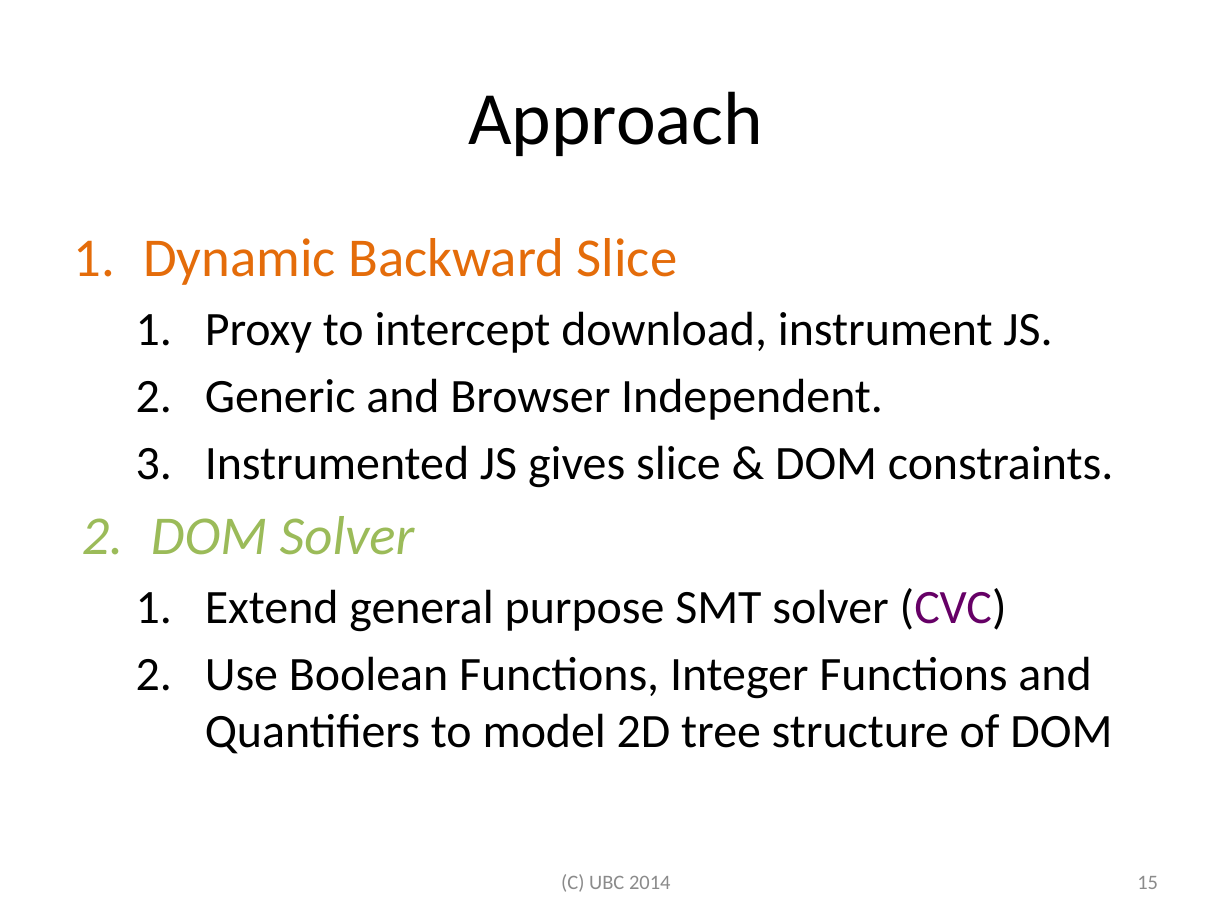
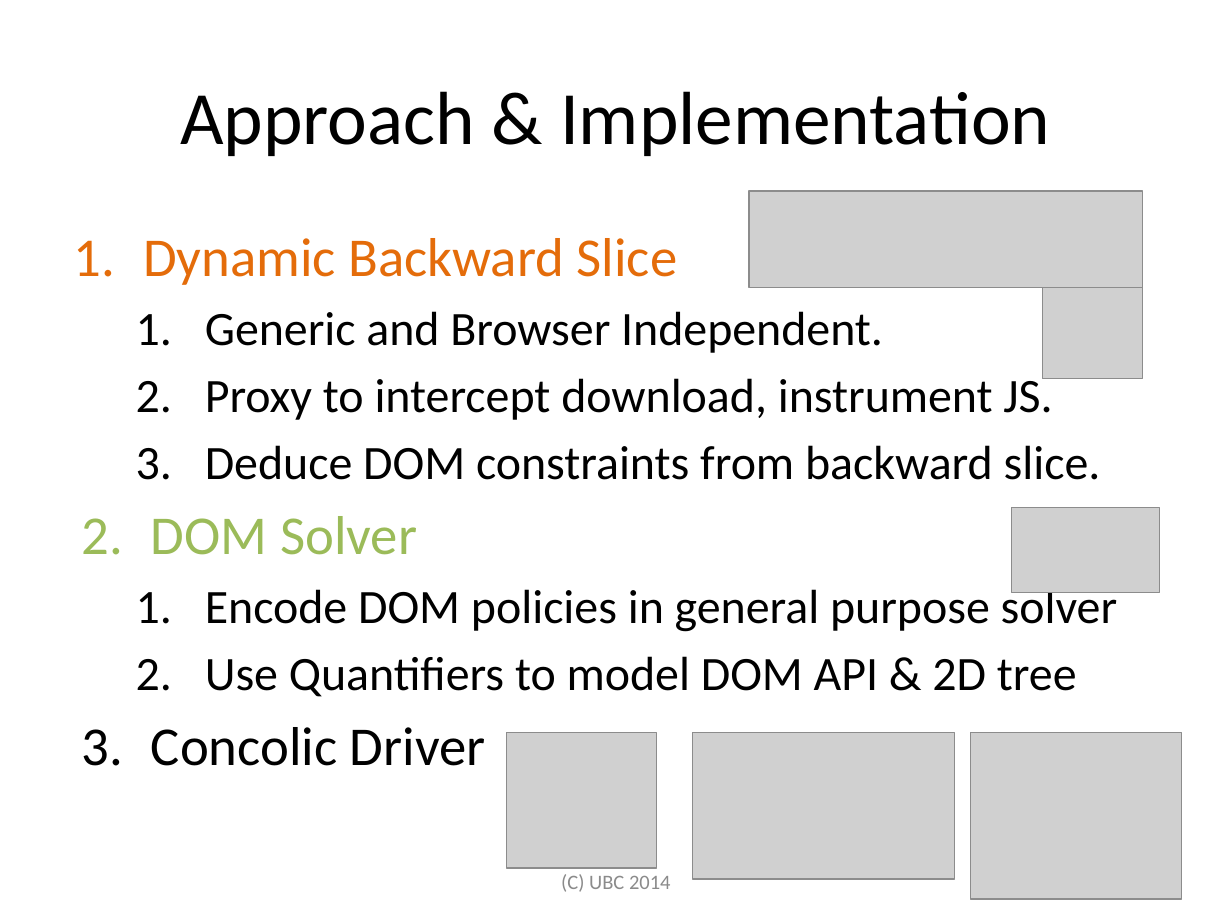
Before and after one commit to jamestklo/ConcolicJS, a slide deck: slide 25 of docs/csRPE-tkloReport.pptx (slide 16 before the commit). Drawn at 1232x924 pixels with LibreOffice and Linux fonts; fonts in the diff are those of the drawing; grey boxes stand for pictures. Boxes give left, top, right and bottom in pixels: in the first picture for what was removed or moved away, otherwise in the second. Text is boxed around its words. In the diff, an @@ line names an element or a change of style, - is before the commit and + after.

```diff
--- a/docs/csRPE-tkloReport.pptx
+++ b/docs/csRPE-tkloReport.pptx
@@ title at (180, 91, 1050, 156): text changed @@
-Approach
+Approach & Implementation
@@ picture added at (749, 191, 1142, 288) @@
@@ picture added at (1042, 278, 1142, 378) @@
@@ text at (205, 311, 883, 353): paragraph added @@
+  1. Generic and Browser Independent.
@@ text at (205, 445, 1101, 480): text changed @@
-  2. Generic and Browser Independent.
-  3. Instrumented JS gives slice & DOM constraints.
+  3. Deduce DOM constraints from backward slice.
@@ picture added at (1011, 508, 1159, 593) @@
@@ text at (151, 516, 417, 555): italic off in "DOM Solver" @@
@@ text at (151, 582, 1118, 766): text changed @@
-  1. Extend general purpose SMT solver (CVC)
-  2. Use Boolean Functions, Integer Functions and Quantifiers to model 2D tree structure of DOM
+  1. Encode DOM policies in general purpose solver
+  2. Use Quantifiers to model DOM API & 2D tree
+3. Concolic Driver
@@ picture added at (506, 733, 657, 869) @@
@@ picture added at (692, 733, 955, 880) @@
@@ picture added at (971, 733, 1183, 899) @@
@@ page number removed at (1137, 876, 1158, 889) @@
-15
```
Also in this commit, not shown: 30 other slides changed, 4 slides added, 1 slide removed, 7 other files.
